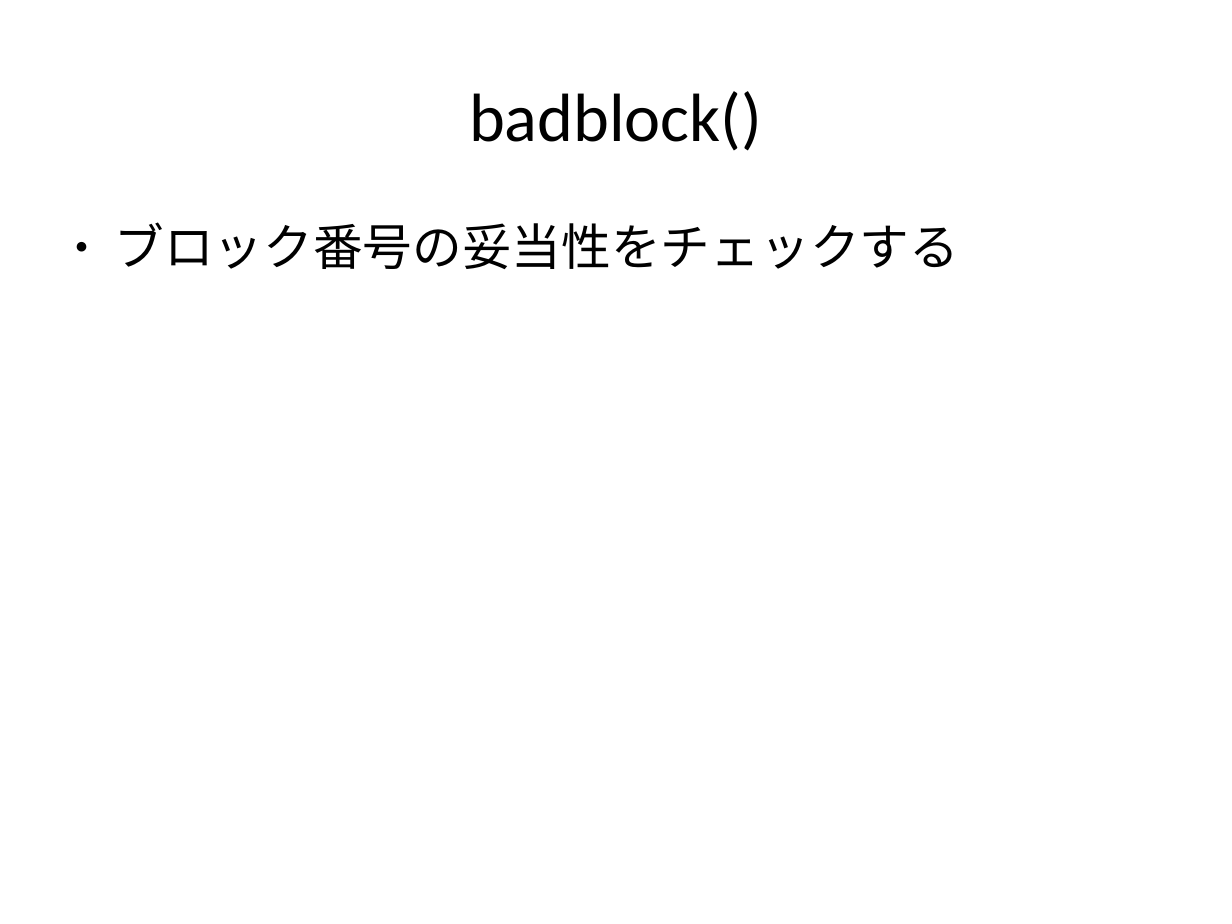
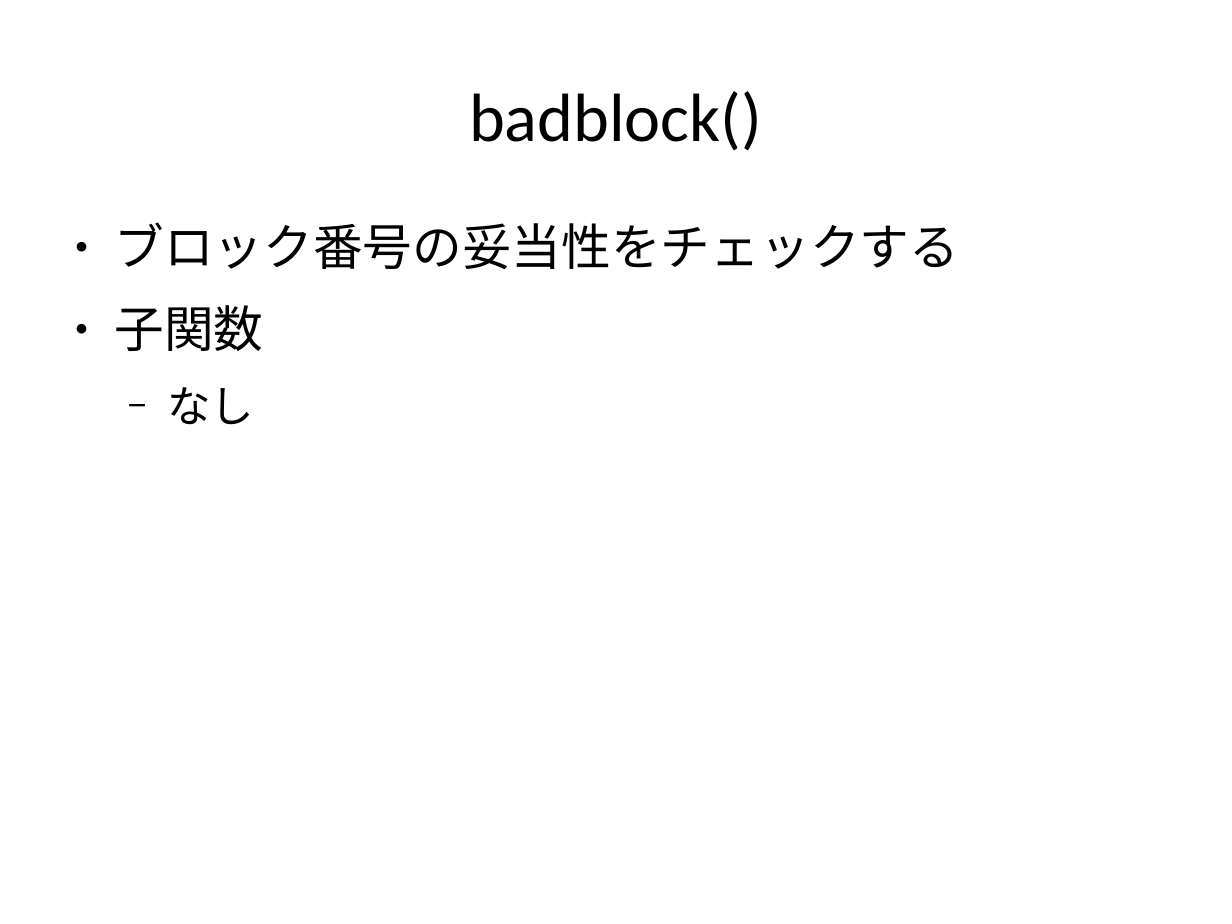
Before and after one commit to andromedroid/ame, a slide deck: slide 26 of doc/unix_v6/inode.odp (slide 19 before the commit). Drawn at 1232x924 pixels with LibreOffice and Linux fonts; fonts in the diff are those of the drawing. Boxes give left, top, right and bottom in pixels: in the first picture for what was removed or moved away, otherwise in the second. Text is boxed around its words. In the diff, an @@ line names an element or a change of style, - is before the commit and + after.

```diff
--- a/doc/unix_v6/inode.odp
+++ b/doc/unix_v6/inode.odp
@@ text at box(114, 305, 263, 425): paragraphs added @@
+● 子関数
+  − なし
```
Also in this commit, not shown: 9 other slides changed, 8 slides added, 2 slides removed.
